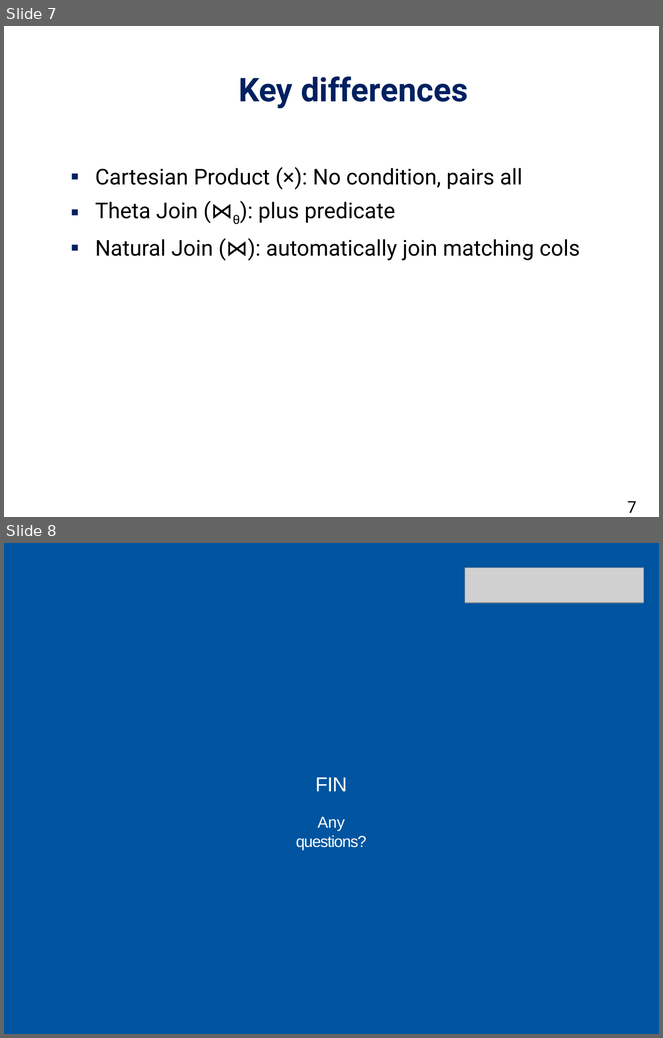
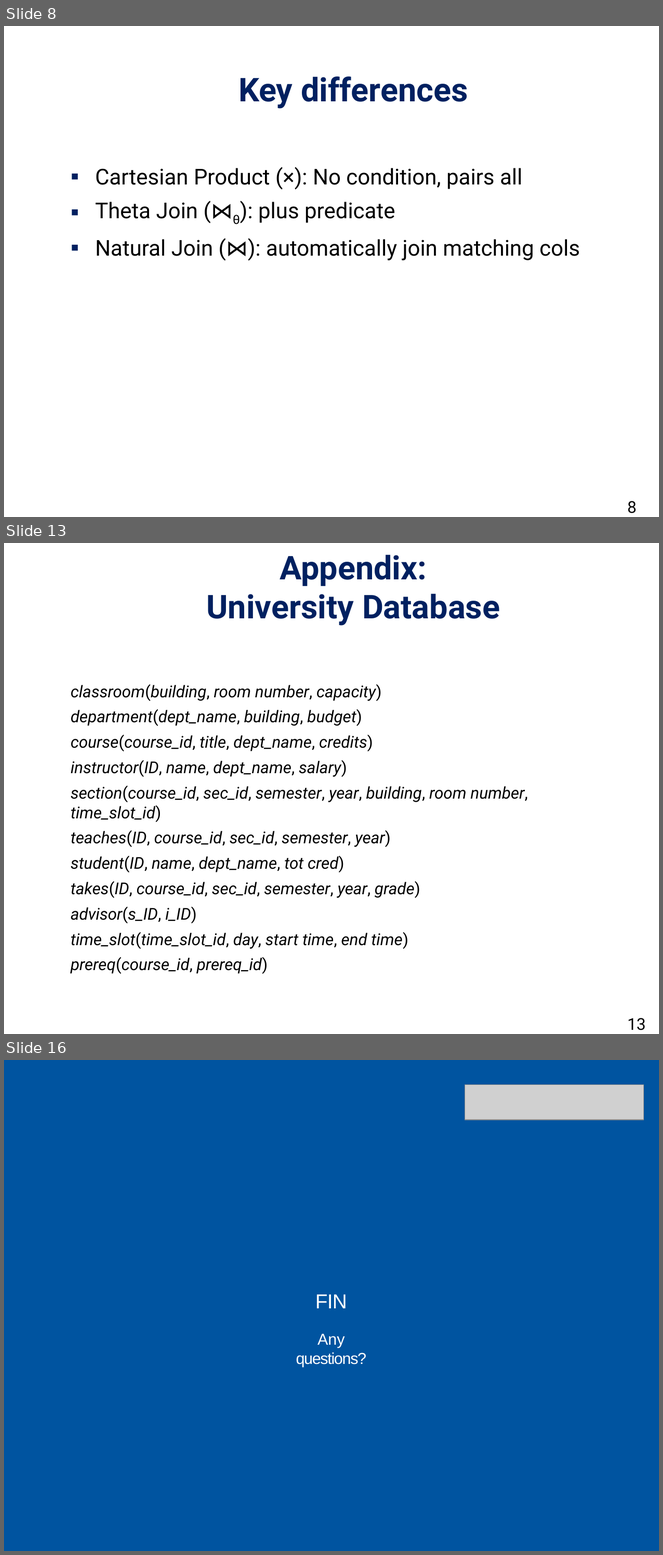
Before and after one commit to daichou03/DBS-slide-tut-25, a slide deck: Week 1/week_1.pptx. Shown one above the other, each under a label of ours: slides 7 and 8 before the commit, slides 8, 13 and 16 after it; the slides between them are not shown. The pictures are 663x1038 and 663x1555 pixels, drawn with LibreOffice and Linux fonts; fonts in the diff are those of the drawing; grey boxes stand for pictures; background and template pictures are left out. Boxes give left, top, right and bottom in pixels: in the first picture for what was removed or moved away, otherwise in the second. Text is boxed around its words. In the diff, an @@ line names an element or a change of style, - is before the commit and + after.

```diff
--- a/Week 1/week_1.pptx
+++ b/Week 1/week_1.pptx
@@ slide 13 added at box(4, 543, 659, 1034), background #FFFFFF @@
@@ title added at box(206, 554, 500, 626), 36 pt, text #002060, bold @@
+Appendix:
+University Database
@@ text added at box(71, 684, 528, 974), 18 pt, text #000000, italic @@
+classroom(building, room number, capacity)
+department(dept_name, building, budget)
+course(course_id, title, dept_name, credits)
+instructor(ID, name, dept_name, salary)
+section(course_id, sec_id, semester, year, building, room number, time_slot_id)
+teaches(ID, course_id, sec_id, semester, year)
+student(ID, name, dept_name, tot cred)
+takes(ID, course_id, sec_id, semester, year, grade)
+advisor(s_ID, i_ID)
+time_slot(time_slot_id, day, start time, end time)
+prereq(course_id, prereq_id)
@@ page number added at box(627, 1018, 646, 1031), 18 pt, text #000000 @@
+13
@@ what was slide 7 is now slide 8 @@
@@ page number at box(627, 501, 637, 514): text changed @@
-7
+8
@@ what was slide 8 is now slide 16 @@
```
Also in this commit, not shown: 7 other slides added, 2 other files.
